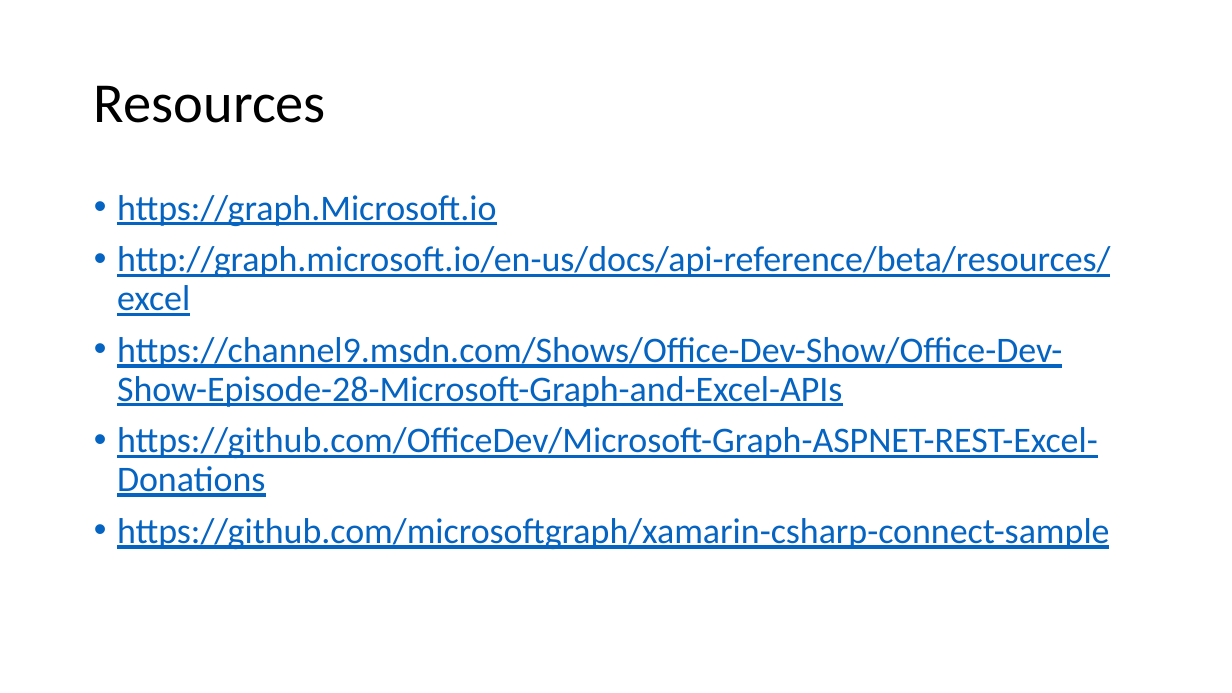
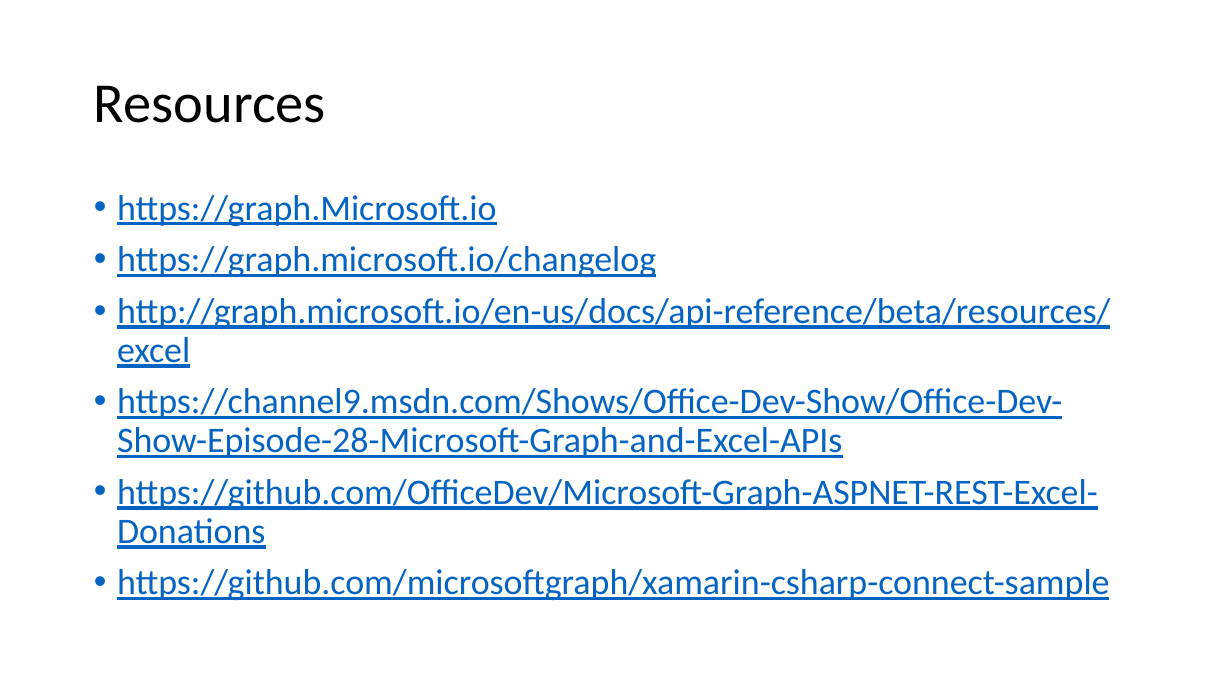
Before and after one commit to coatsy/xplat-graph, a slide deck: slide 17 of Presentation/xplat-graph.pptx. Drawn at 1232x693 pixels with LibreOffice and Linux fonts; fonts in the diff are those of the drawing. Boxes give left, top, right and bottom in pixels: in the first picture for what was removed or moved away, otherwise in the second. Text is boxed around its words. In the diff, an @@ line names an element or a change of style, - is before the commit and + after.

```diff
--- a/Presentation/xplat-graph.pptx
+++ b/Presentation/xplat-graph.pptx
@@ text at (117, 246, 656, 277): paragraph added @@
+• https://graph.microsoft.io/changelog
```
Also in this commit, not shown: 2 slides added.
